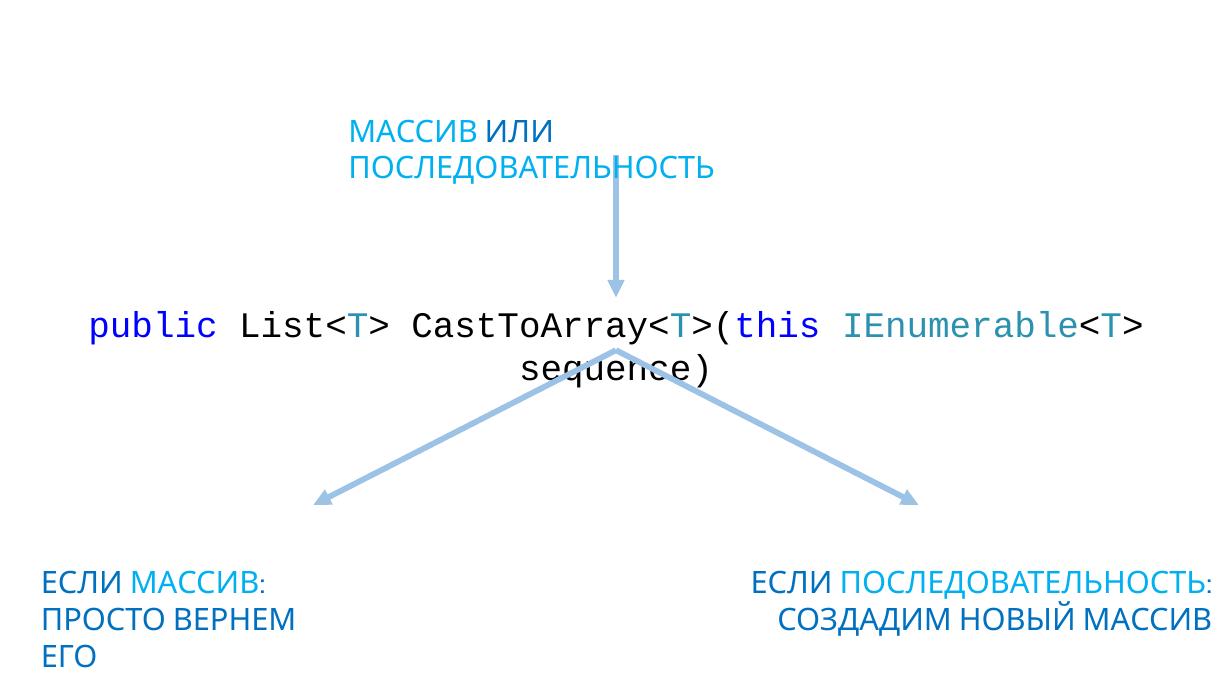
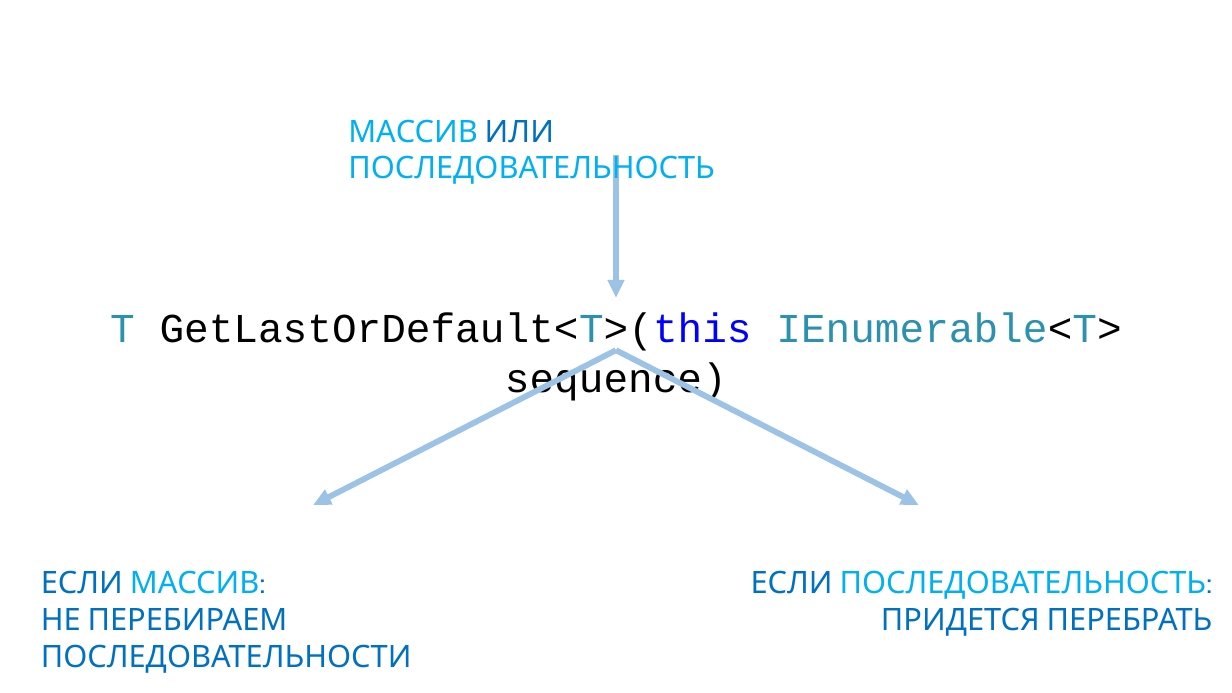
Before and after one commit to anaym/FC-CS7, a slide deck: slide 16 of CS7.pptx. Drawn at 1232x693 pixels with LibreOffice and Linux fonts; fonts in the diff are those of the drawing. Boxes give left, top, right and bottom in pixels: in the first picture for what was removed or moved away, otherwise in the second. Text is boxed around its words. In the diff, an @@ line names an element or a change of style, - is before the commit and + after.

```diff
--- a/CS7.pptx
+++ b/CS7.pptx
@@ text at bbox=[110, 313, 1121, 403]: text changed; size 28 to 32 pt @@
-public List<T> CastToArray<T>(this IEnumerable<T> sequence)
+T GetLastOrDefault<T>(this IEnumerable<T> sequence)
@@ text at bbox=[751, 570, 1213, 636]: text changed @@
-ЕСЛИ ПОСЛЕДОВАТЕЛЬНОСТЬ: СОЗДАДИМ НОВЫЙ МАССИВ
+ЕСЛИ ПОСЛЕДОВАТЕЛЬНОСТЬ: ПРИДЕТСЯ ПЕРЕБРАТЬ
@@ text at bbox=[41, 608, 412, 673]: text changed @@
-ПРОСТО ВЕРНЕМ ЕГО
+НЕ ПЕРЕБИРАЕМ ПОСЛЕДОВАТЕЛЬНОСТИ
```
Also in this commit, not shown: 2 other slides changed, 2 slides added, 1 slide removed, 7 other files.
